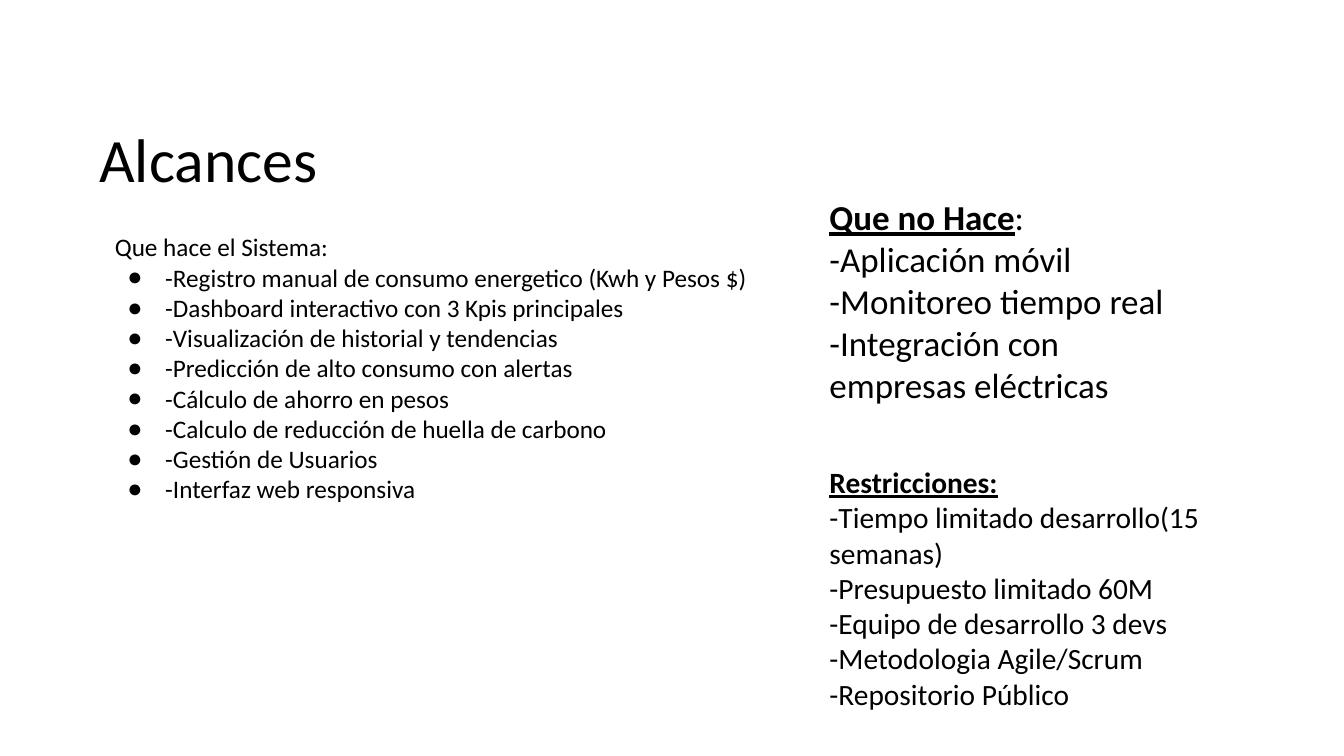
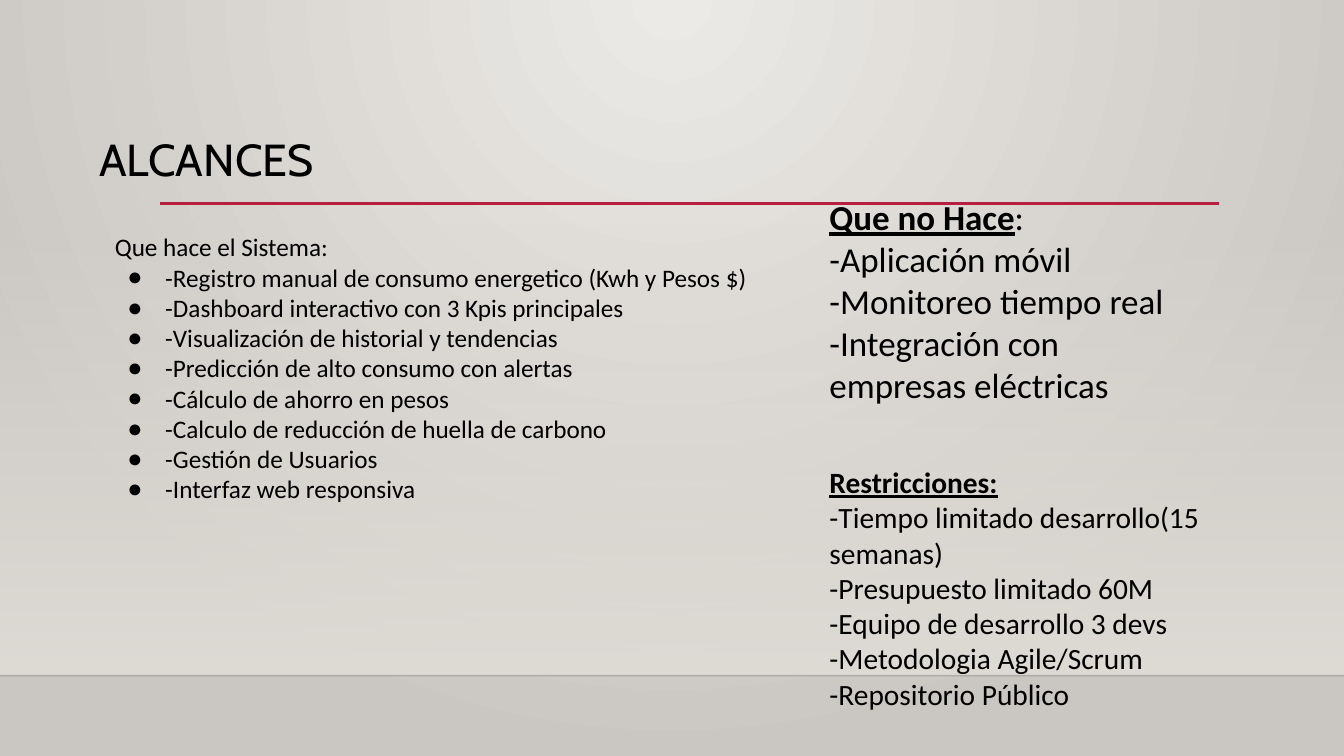
Before and after one commit to WilldiazRaM/app_AhorraLuz, a slide deck: slide 4 of Fase 1/Evidencias Grupales/Presentacion1.pptx. Drawn at 1344x756 pixels with LibreOffice and Linux fonts; fonts in the diff are those of the drawing; background and template pictures are left out. Boxes give left, top, right and bottom in pixels: in the first picture for what was removed or moved away, otherwise in the second. Text is boxed around its words. In the diff, an @@ line names an element or a change of style, - is before the commit and + after.

```diff
--- a/Fase 1/Evidencias Grupales/Presentacion1.pptx
+++ b/Fase 1/Evidencias Grupales/Presentacion1.pptx
@@ background picture (left out) to gradient #ECEAE7 to #CAC7C1 @@
@@ title at [99, 144, 313, 177]: text changed; size 44 to 32 pt; font Calibri to Cabin @@
-Alcances
+ALCANCES
@@ line added from (160, 204) to (1220, 204), #B71E42 2.5 pt @@
@@ rectangle added at [0, 223, 1344, 676], fill gradient #DFDBD5 @@
@@ line added from (0, 676) to (1344, 676), #000001 1 pt @@
```
Also in this commit, not shown: 16 other slides changed.
